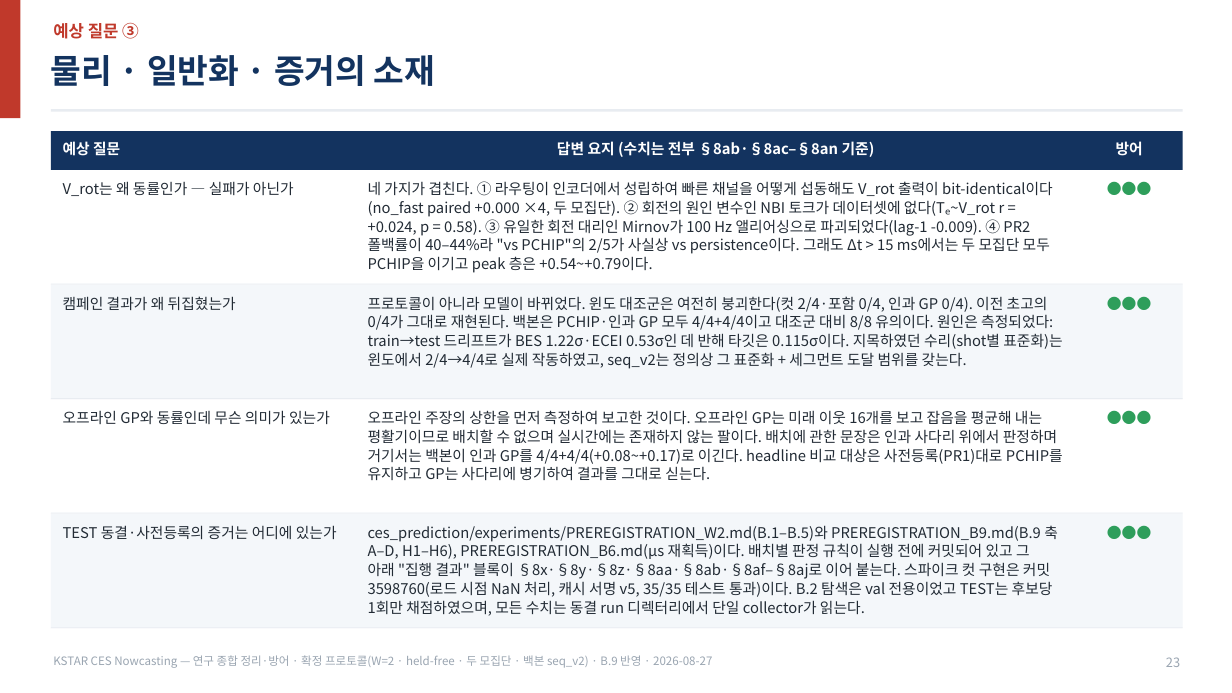
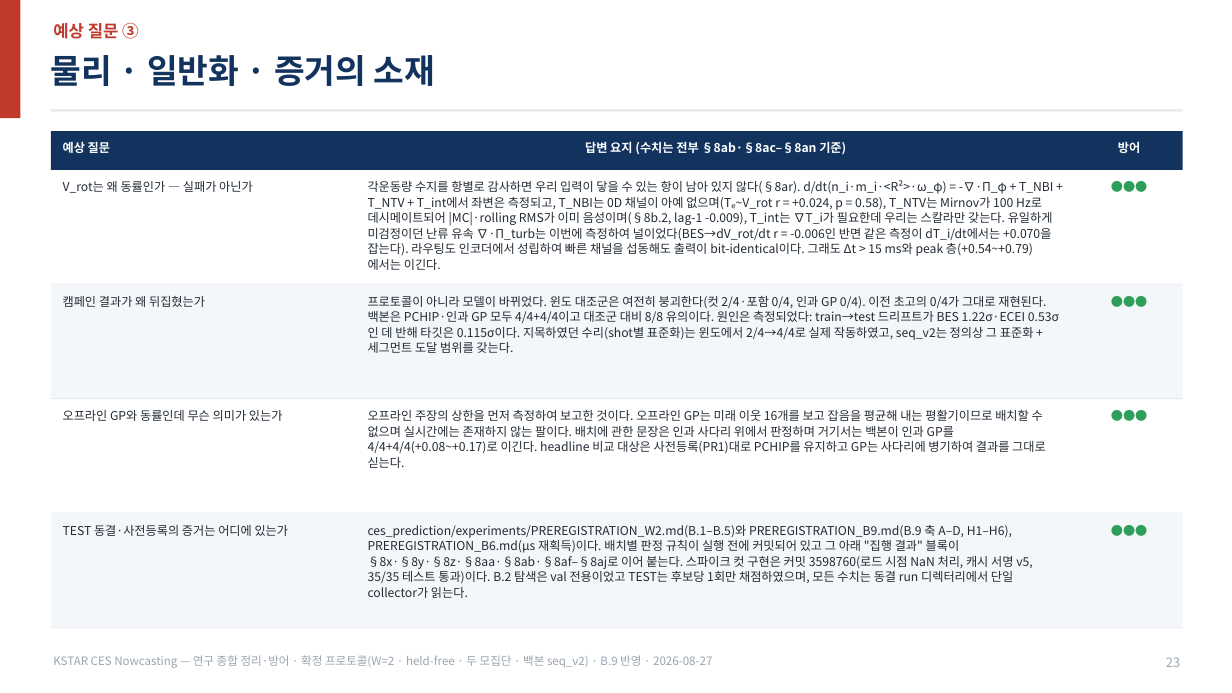
Before and after one commit to iseungsang01/ml-intern-revision, a slide deck: slide 23 of docs/presentation/KSTAR_CES_종합방어.pptx. Drawn at 1232x693 pixels with LibreOffice and Linux fonts; fonts in the diff are those of the drawing. Boxes give left, top, right and bottom in pixels: in the first picture for what was removed or moved away, otherwise in the second. Text is boxed around its words. In the diff, an @@ line names an element or a change of style, - is before the commit and + after.

```diff
--- a/docs/presentation/KSTAR_CES_종합방어.pptx
+++ b/docs/presentation/KSTAR_CES_종합방어.pptx
@@ text at [368,180,1053,270]: text changed; size 11.5 to 9.5 pt @@
-네 가지가 겹친다. ① 라우팅이 인코더에서 성립하여 빠른 채널을 어떻게 섭동해도 V_rot 출력이 bit-identical이다(no_fast paired +0.000 ×4, 두 모집단). ② 회전의 원인 변수인 NBI 토크가 데이터셋에 없다(Tₑ~V_rot r = +0.024, p = 0.58). ③ 유일한 회전 대리인 Mirnov가 100 Hz 앨리어싱으로 파괴되었다(lag-1 -0.009). ④ PR2 폴백률이 40–44%라 "vs PCHIP"의 2/5가 사실상 vs persistence이다. 그래도 Δt > 15 ms에서는 두 모집단 모두 PCHIP을 이기고 peak 층은 +0.54~+0.79이다.
+각운동량 수지를 항별로 감사하면 우리 입력이 닿을 수 있는 항이 남아 있지 않다(§8ar). d/dt(n_i·m_i·<R²>·ω_φ) = -∇·Π_φ + T_NBI + T_NTV + T_int에서 좌변은 측정되고, T_NBI는 0D 채널이 아예 없으며(Tₑ~V_rot r = +0.024, p = 0.58), T_NTV는 Mirnov가 100 Hz로 데시메이트되어 |MC|·rolling RMS가 이미 음성이며(§8b.2, lag-1 -0.009), T_int는 ∇T_i가 필요한데 우리는 스칼라만 갖는다. 유일하게 미검정이던 난류 유속 ∇·Π_turb는 이번에 측정하여 널이었다(BES→dV_rot/dt r = -0.006인 반면 같은 측정이 dT_i/dt에서는 +0.070을 잡는다). 라우팅도 인코더에서 성립하여 빠른 채널을 섭동해도 출력이 bit-identical이다. 그래도 Δt > 15 ms와 peak 층(+0.54~+0.79)에서는 이긴다.
@@ size 11.5 to 9.5 pt in 14 elements at [63,141,110,153], [585,141,846,155], [1118,141,1140,153], [63,181,253,193], [63,296,205,307], [368,296,1059,353], [63,410,283,421], [368,410,1046,468], [63,525,289,536], [368,525,1032,598], [1081,177,1177,283], [1081,292,1177,397], [1081,407,1177,512], [1081,521,1177,627] @@
```
Also in this commit, not shown: 10 other files.
